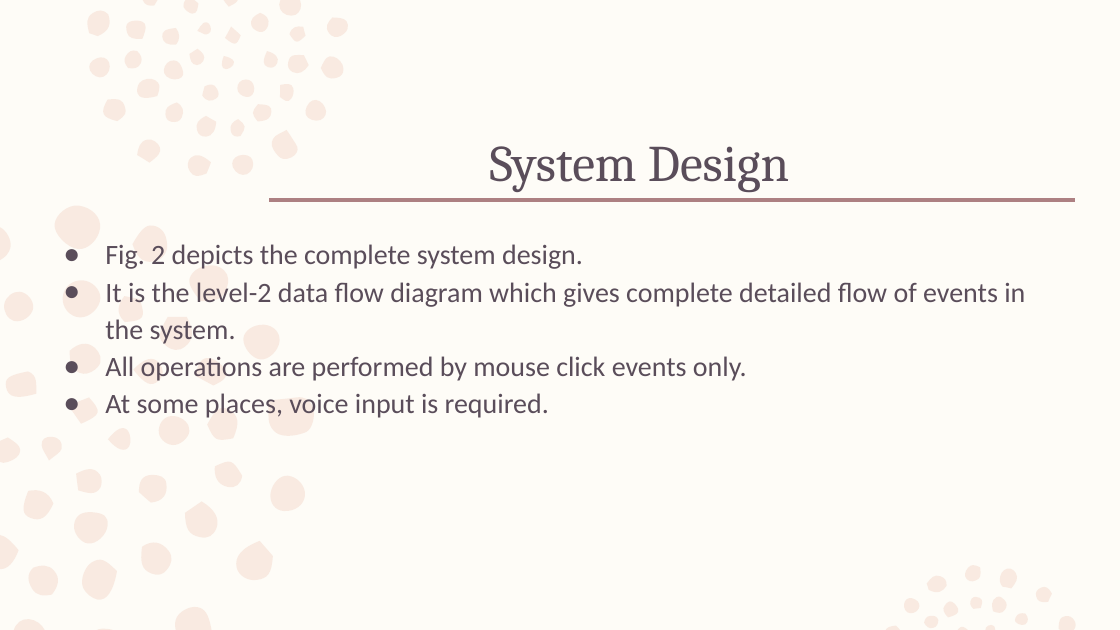
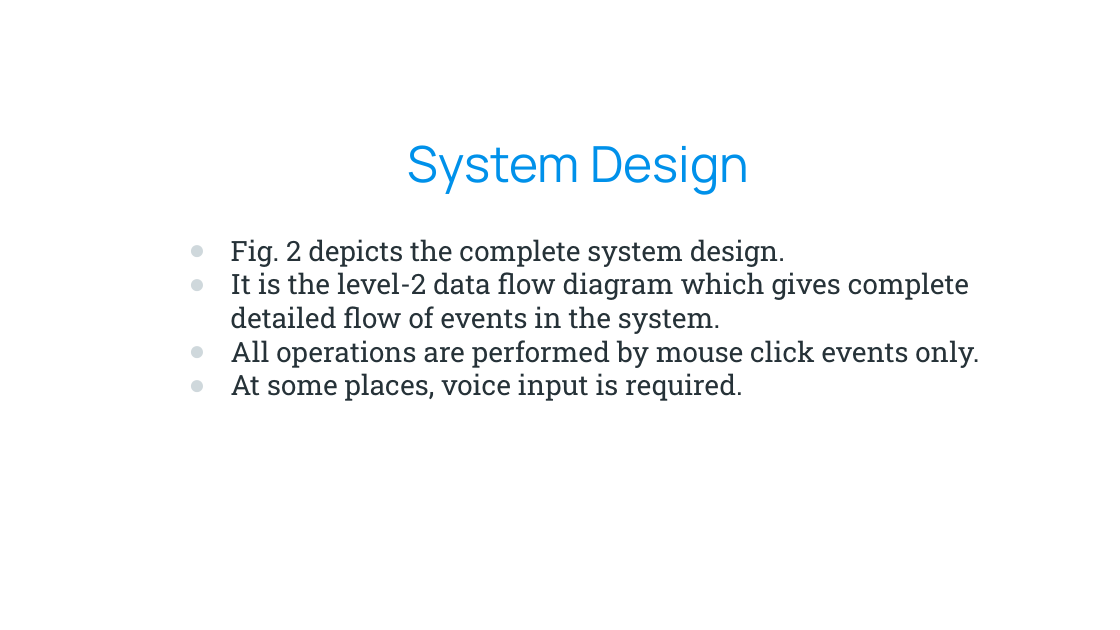
Before and after one commit to kazimsayed954/S5, a slide deck: slide 13 of Design Project/Voice Based Email System for the Visually Impaired 1.pptx (slide 9 before the commit). Drawn at 1120x630 pixels with LibreOffice and Linux fonts; fonts in the diff are those of the drawing; background and template pictures are left out. Boxes give left, top, right and bottom in pixels: in the first picture for what was removed or moved away, otherwise in the second. Text is boxed around its words. In the diff, an @@ line names an element or a change of style, - is before the commit and + after.

```diff
--- a/Design Project/Voice Based Email System for the Visually Impaired 1.pptx
+++ b/Design Project/Voice Based Email System for the Visually Impaired 1.pptx
@@ background #FEFCF7 to picture (left out) @@
@@ freeform shape removed at box(0, 0, 1076, 630) @@
@@ title "System Design": place and size @@
-title "System Design" at box(490, 146, 789, 193)
+title "System Design" at box(408, 145, 749, 195)
@@ title "System Design" at box(408, 145, 749, 195): size 33 to 32 pt, font Cambria to Manrope, text colour #5A4D5A to #0091EA; alignment left to centre; line spacing 0.99 to 1 @@
@@ line removed from (270, 199) to (1075, 199) @@
@@ text "Fig. 2 depicts the complete ...": place and size @@
-text "Fig. 2 depicts the complete ..." at box(105, 244, 1025, 418)
+text "Fig. 2 depicts the complete ..." at box(231, 239, 979, 401)
@@ text "Fig. 2 depicts the complete ..." at box(231, 239, 979, 401): font Calibri to Roboto Slab, text colour #5A4D5A to #263238; line spacing 1.11 to 1 @@
```
Also in this commit, not shown: 17 other slides changed, 7 slides added, 3 slides removed, 1 other file.
